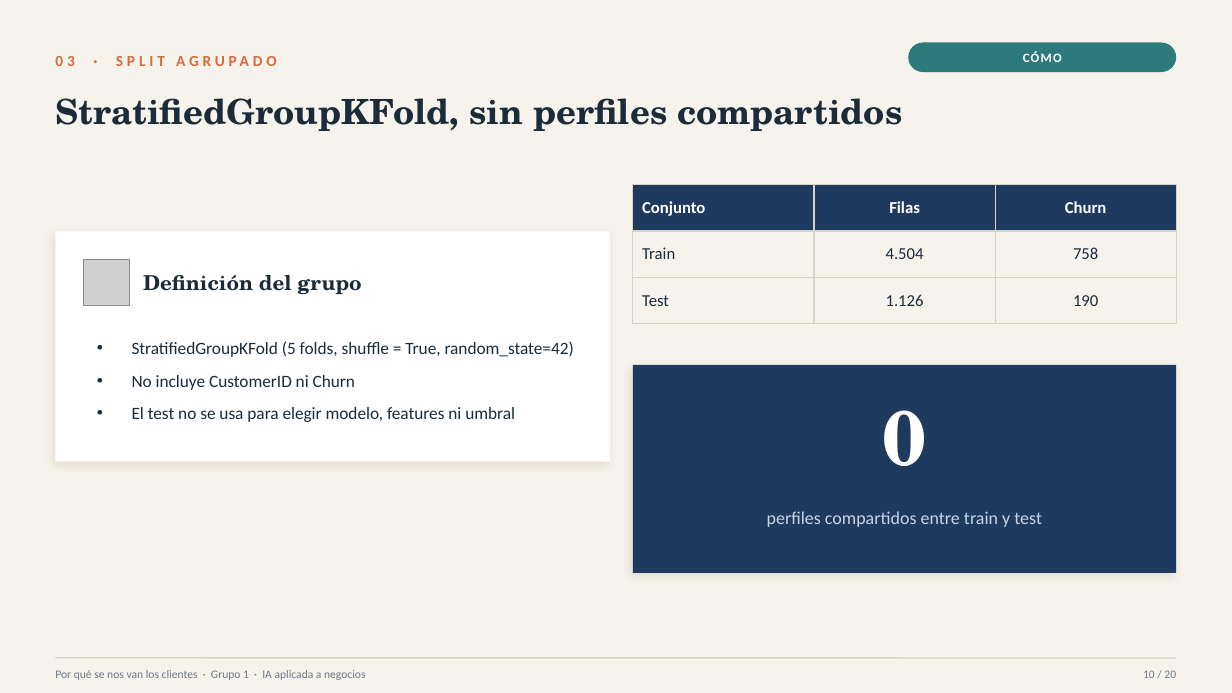
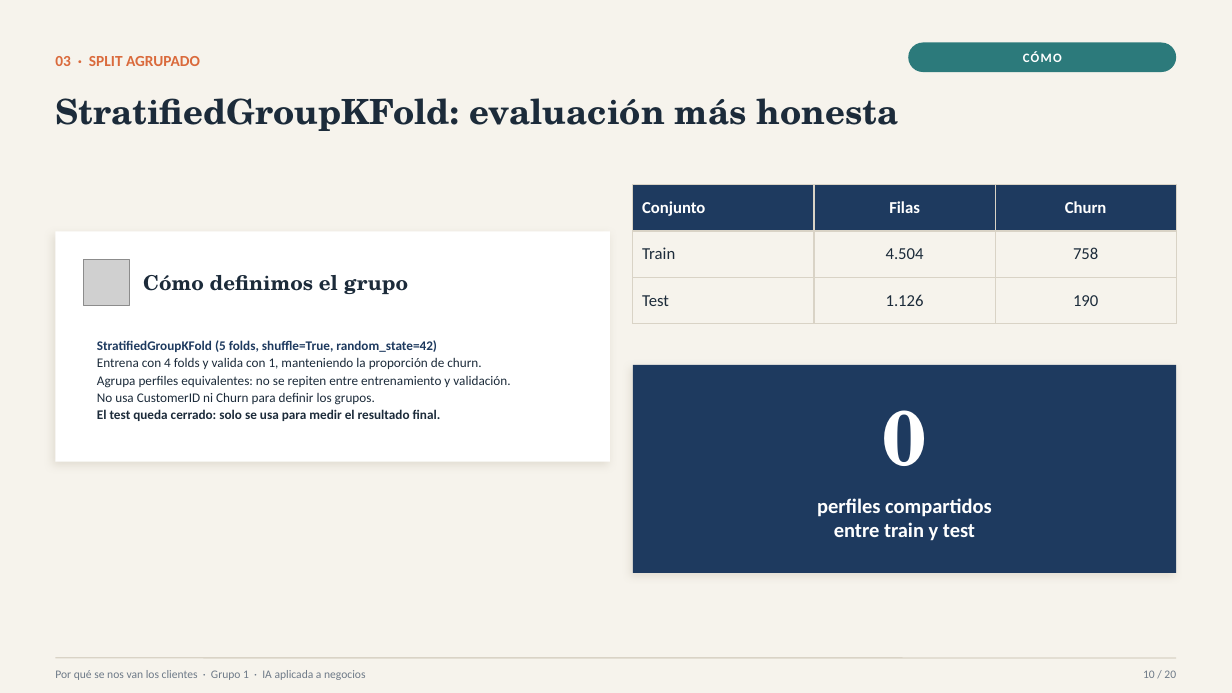
Before and after one commit to FelipeTamaki/TP_IA_aplicada_a_negocios_churn_Grupo1, a slide deck: slide 9 of Presentacion_Final_Churn_Grupo1.pptx. Drawn at 1232x693 pixels with LibreOffice and Linux fonts; fonts in the diff are those of the drawing; grey boxes stand for pictures. Boxes give left, top, right and bottom in pixels: in the first picture for what was removed or moved away, otherwise in the second. Text is boxed around its words. In the diff, an @@ line names an element or a change of style, - is before the commit and + after.

```diff
--- a/Presentacion_Final_Churn_Grupo1.pptx
+++ b/Presentacion_Final_Churn_Grupo1.pptx
@@ text "03 · SPLIT AGRUPADO" at (55,56,200,66): letter spacing 3 to 0 pt @@
@@ text at (55,98,899,131): text changed @@
-StratifiedGroupKFold, sin perfiles compartidos
+StratifiedGroupKFold: evaluación más honesta
@@ text at (143,275,408,294): text changed @@
-Definición del grupo
+Cómo definimos el grupo
@@ text at (97,340,510,421): text changed; size 13.5 to 10.3 pt @@
-• StratifiedGroupKFold (5 folds, shuffle = True, random_state=42)
-• No incluye CustomerID ni Churn
-• El test no se usa para elegir modelo, features ni umbral
+StratifiedGroupKFold (5 folds, shuffle=True, random_state=42)
+Entrena con 4 folds y valida con 1, manteniendo la proporción de churn.
+Agrupa perfiles equivalentes: no se repiten entre entrenamiento y validación.
+No usa CustomerID ni Churn para definir los grupos.
+El test queda cerrado: solo se usa para medir el resultado final.
@@ text at (817,498,992,541): text changed; size 14 to 16 pt; text colour #C9D4E4 to #FFFFFF; bold on @@
-perfiles compartidos entre train y test
+perfiles compartidos
+entre train y test
```
Also in this commit, not shown: 3 other slides changed, 1 other file.
